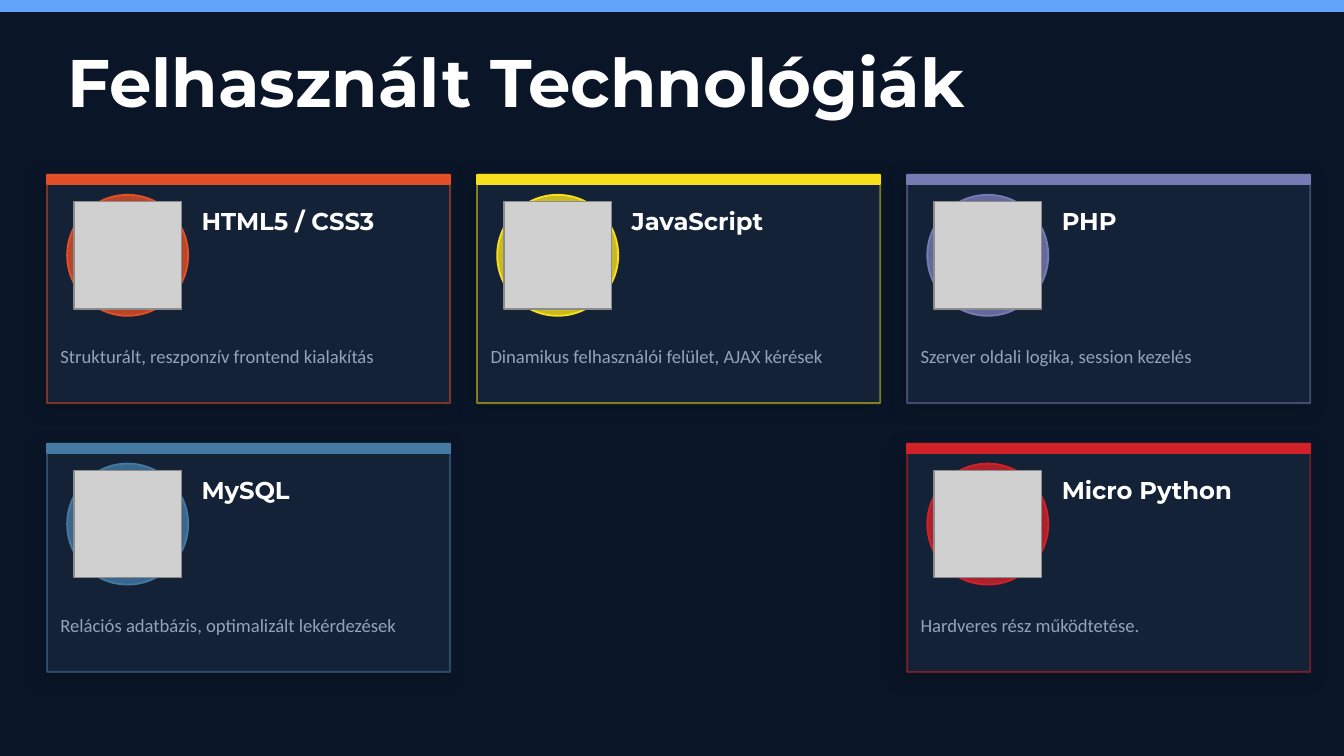
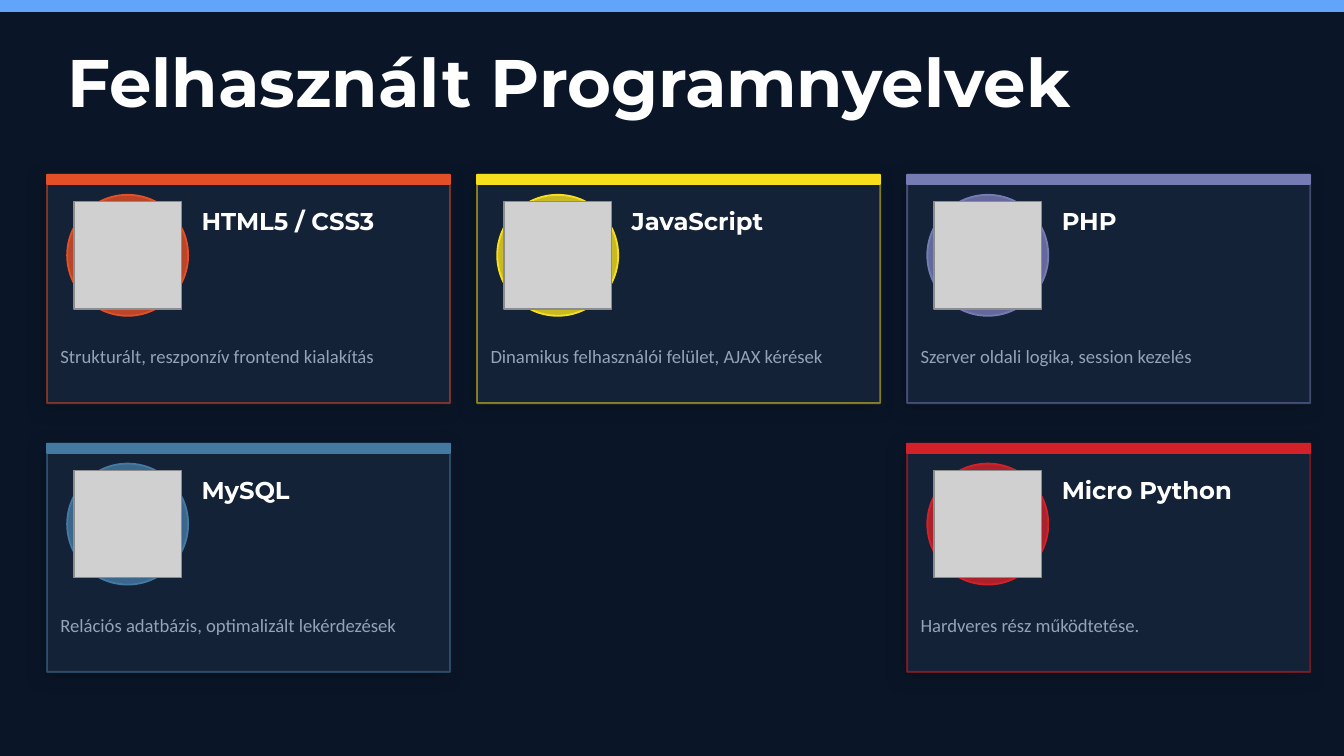
Before and after one commit to KMartin207/zaroVizsga, a slide deck: slide 3 of prezentacio/ProParking_Prezentacio.pptx. Drawn at 1344x756 pixels with LibreOffice and Linux fonts; fonts in the diff are those of the drawing; grey boxes stand for pictures. Boxes give left, top, right and bottom in pixels: in the first picture for what was removed or moved away, otherwise in the second. Text is boxed around its words. In the diff, an @@ line names an element or a change of style, - is before the commit and + after.

```diff
--- a/prezentacio/ProParking_Prezentacio.pptx
+++ b/prezentacio/ProParking_Prezentacio.pptx
@@ text at [67,56,1071,121]: text changed @@
-Felhasznált Technológiák
+Felhasznált Programnyelvek
```
Also in this commit, not shown: 2 other slides changed, 1 slide added.
